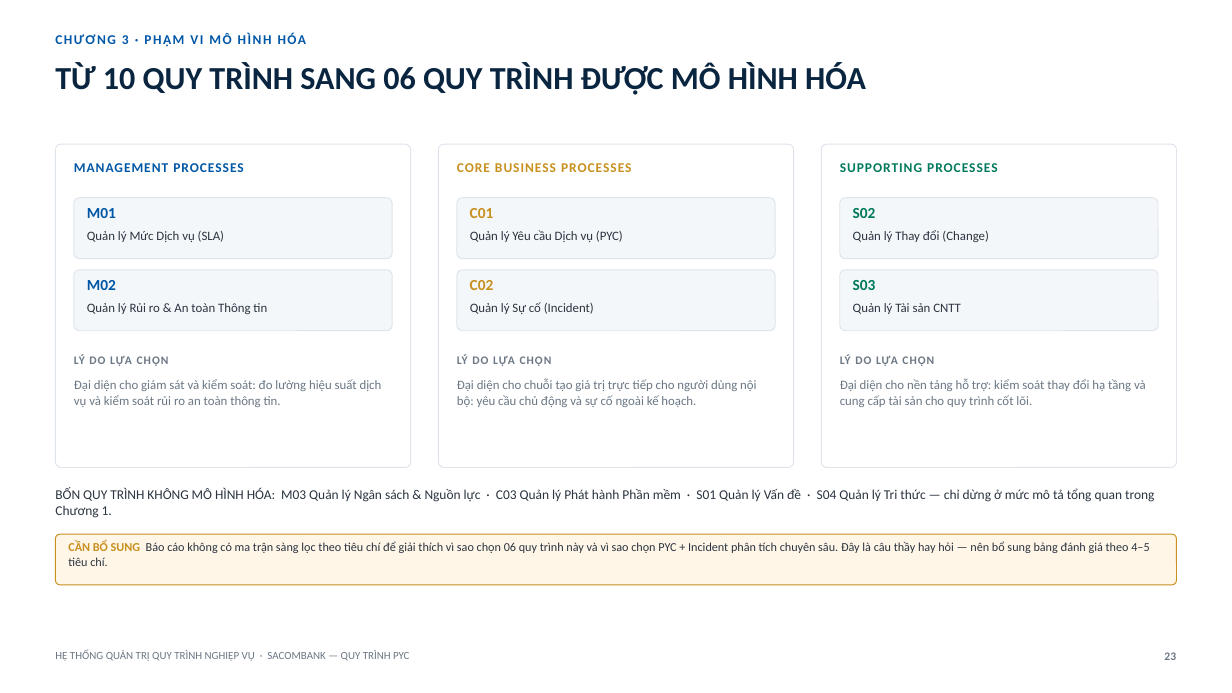
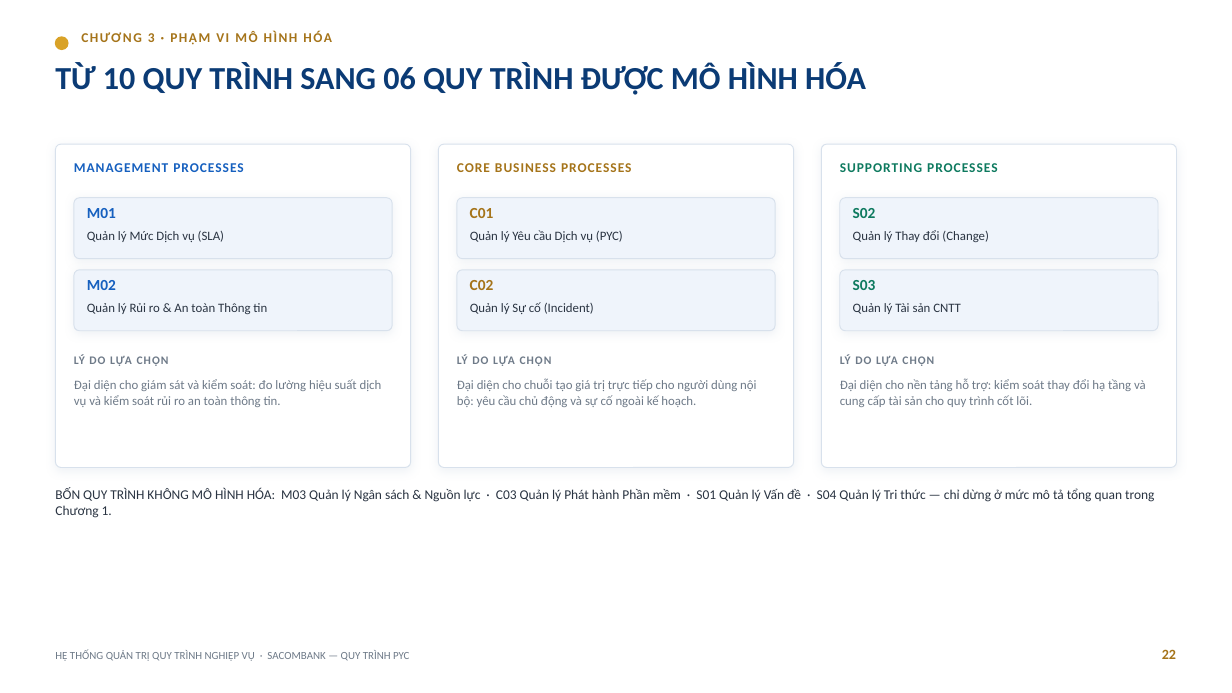
Before and after one commit to trilm83/SACOMBANK, a slide deck: slide 22 of BaoCao_PYC_Sacombank.pptx (slide 23 before the commit). Drawn at 1232x693 pixels with LibreOffice and Linux fonts; fonts in the diff are those of the drawing. Boxes give left, top, right and bottom in pixels: in the first picture for what was removed or moved away, otherwise in the second. Text is boxed around its words. In the diff, an @@ line names an element or a change of style, - is before the commit and + after.

```diff
--- a/BaoCao_PYC_Sacombank.pptx
+++ b/BaoCao_PYC_Sacombank.pptx
@@ text "TỪ 10 QUY TRÌNH SANG ..." at [55, 62, 866, 95]: text colour #0A2540 to #0B3B75 @@
@@ ellipse added at [55, 37, 68, 50], fill #D9A227, outline #D9A227 1 pt @@
@@ text "CHƯƠNG 3 · PHẠM VI ...": place and size @@
-text "CHƯƠNG 3 · PHẠM VI ..." at [122, 35, 129, 44]
+text "CHƯƠNG 3 · PHẠM VI ..." at [148, 33, 155, 42]
@@ text "CHƯƠNG 3 · PHẠM VI ..." at [148, 33, 155, 42]: text colour #0057A6 to #A5741A @@
@@ rounded rectangle at [55, 144, 410, 468]: outline #DFE4EA 0.75 pt to #D8E1EC 0.75 pt; shadow on @@
@@ rounded rectangle at [438, 144, 793, 468]: outline #DFE4EA 0.75 pt to #D8E1EC 0.75 pt; shadow on @@
@@ text colour #0057A6 to #1660BF in 3 elements at [74, 163, 243, 172], [87, 208, 116, 218], [87, 280, 116, 290] @@
@@ fill #F4F7FA to #EFF4FB; outline #DFE4EA 0.75 pt to #D8E1EC 0.75 pt; shadow on in 4 elements at [74, 198, 392, 259], [74, 270, 392, 331], [457, 198, 775, 259], [457, 270, 775, 331] @@
@@ text colour #C8901E to #A5741A in 3 elements at [457, 163, 631, 172], [470, 208, 494, 218], [470, 280, 494, 290] @@
@@ rounded rectangle removed at [55, 534, 1177, 585] @@
@@ text removed at [68, 541, 1149, 566] @@
-CẦN BỔ SUNG Báo cáo không có ma trận sàng lọc theo tiêu chí để giải thích vì sao chọn 06 quy trình này và vì sao chọn PYC + Incident phân tích chuyên sâu. Đây là câu thầy hay hỏi — nên bổ sung bảng đánh giá theo 4–5 tiêu chí.
@@ text added at [1162, 649, 1176, 659], 11 pt, text #A5741A, bold @@
+22
@@ text removed at [1164, 652, 1176, 660] @@
-23
```
Also in this commit, not shown: 42 other slides changed, 12 slides added, 4 slides removed.
